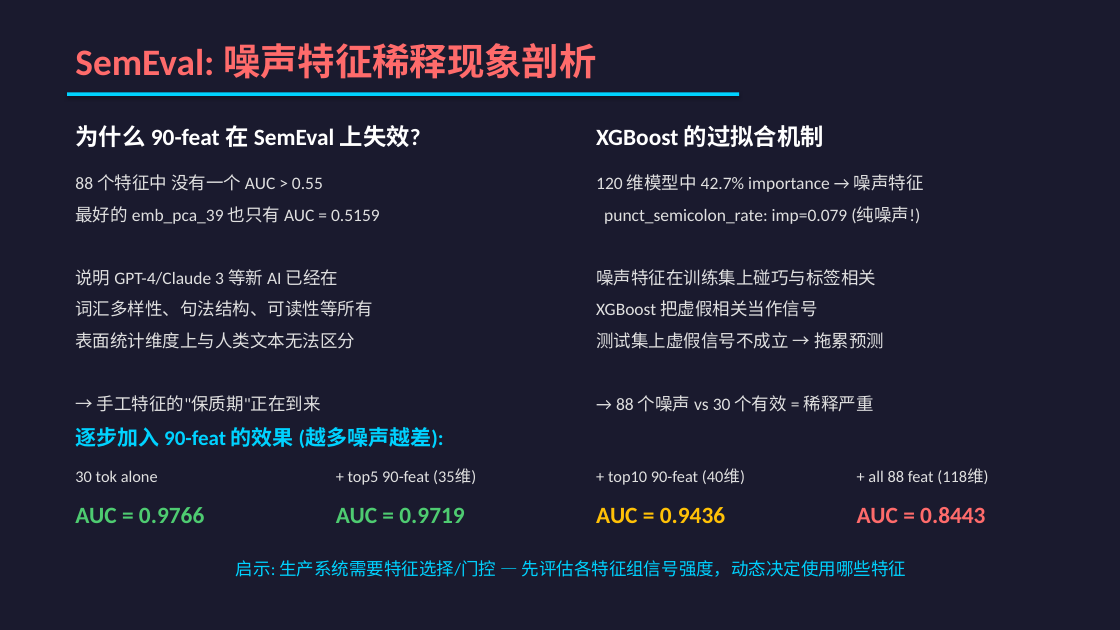
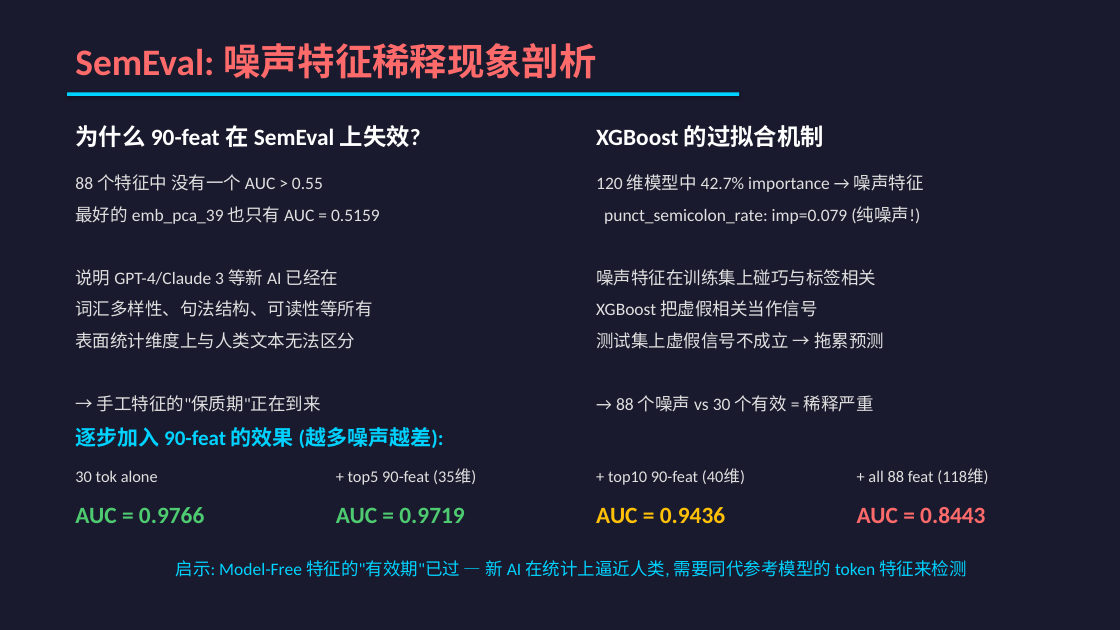
Before and after one commit to HaibinLai/HC3, a slide deck: slide 19 of reports/AIGC_Detection_Presentation.pptx. Drawn at 1120x630 pixels with LibreOffice and Linux fonts; fonts in the diff are those of the drawing. Boxes give left, top, right and bottom in pixels: in the first picture for what was removed or moved away, otherwise in the second. Text is boxed around its words. In the diff, an @@ line names an element or a change of style, - is before the commit and + after.

```diff
--- a/reports/AIGC_Detection_Presentation.pptx
+++ b/reports/AIGC_Detection_Presentation.pptx
@@ text at (x1=176, y1=560, x2=966, y2=577): text changed @@
-启示: 生产系统需要特征选择/门控 — 先评估各特征组信号强度，动态决定使用哪些特征
+启示: Model-Free 特征的"有效期"已过 — 新 AI 在统计上逼近人类, 需要同代参考模型的 token 特征来检测
```
Also in this commit, not shown: 2 other slides changed, 1 slide added, 1 slide removed, 1 other file.
